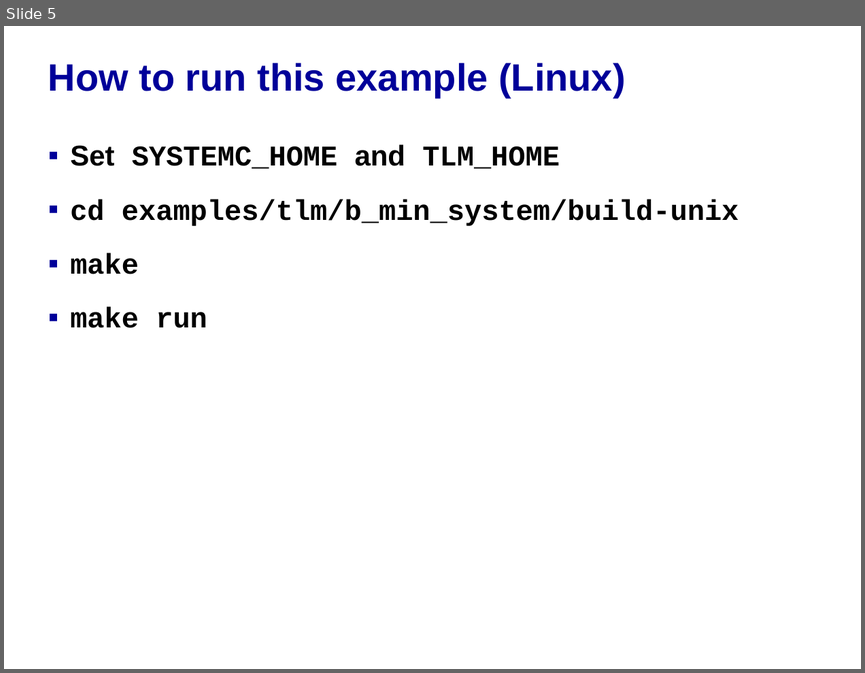
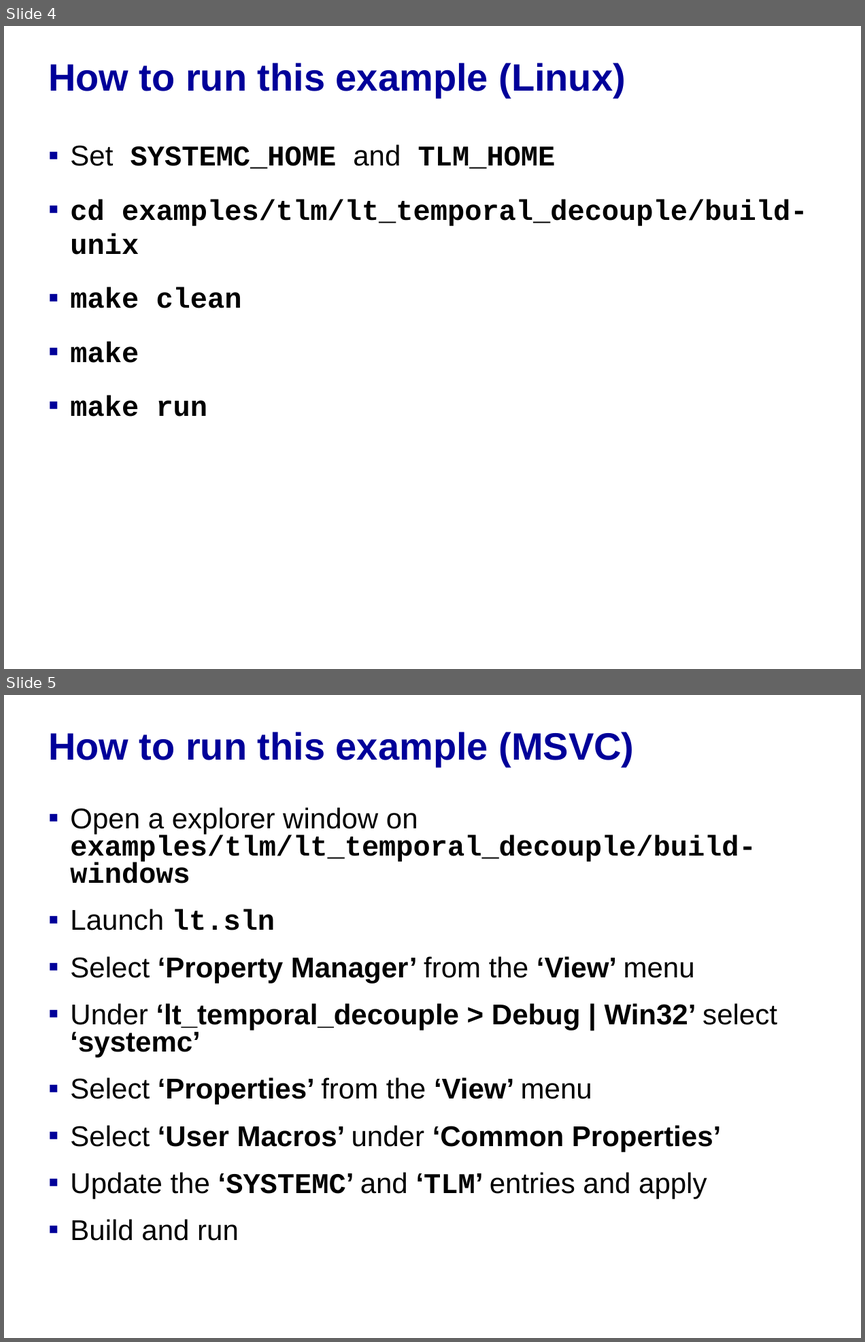
Before and after one commit to accellera-official/systemc, a slide deck: examples/tlm/lt_temporal_decouple/docs/lt_temporal_decouple_example.ppt. Shown one above the other, each under a label of ours: slide 5 before the commit, slides 4 and 5 after it. The pictures are 865x673 and 865x1342 pixels, drawn with LibreOffice and Linux fonts; fonts in the diff are those of the drawing; background and template pictures are left out. Boxes give left, top, right and bottom in pixels: in the first picture for what was removed or moved away, otherwise in the second. Text is boxed around its words. In the diff, an @@ line names an element or a change of style, - is before the commit and + after.

Commit message:
update of temporal decoupling example ppt

```diff
--- a/examples/tlm/lt_temporal_decouple/docs/lt_temporal_decouple_example.ppt
+++ b/examples/tlm/lt_temporal_decouple/docs/lt_temporal_decouple_example.ppt
@@ slide 5 added at bbox=[4, 695, 861, 1338], background picture (left out) @@
@@ title added at bbox=[48, 732, 634, 767], 32 pt, text #000099, bold @@
+How to run this example (MSVC)
@@ text added at bbox=[70, 807, 777, 1240], 24 pt, text #000000, bold @@
+▪ Open a explorer window on
+  examples/tlm/lt_temporal_decouple/build-windows
+▪ Launch lt.sln
+▪ Select ‘Property Manager’ from the ‘View’ menu
+▪ Under ‘lt_temporal_decouple > Debug | Win32’ select ‘systemc’
+▪ Select ‘Properties’ from the ‘View’ menu
+▪ Select ‘User Macros’ under ‘Common Properties’
+▪ Update the ‘SYSTEMC’ and ‘TLM’ entries and apply
+▪ Build and run
@@ what was slide 5 is now slide 4 @@
@@ slide 4 changed as well @@
@@ text at bbox=[70, 144, 555, 169]: bold off in "Set and" @@
@@ text at bbox=[70, 199, 807, 308]: text changed @@
-▪ cd examples/tlm/b_min_system/build-unix
+▪ cd examples/tlm/lt_temporal_decouple/build-unix
+▪ make clean
```
Also in this commit, not shown: 8 other slides added, 5 slides removed.
